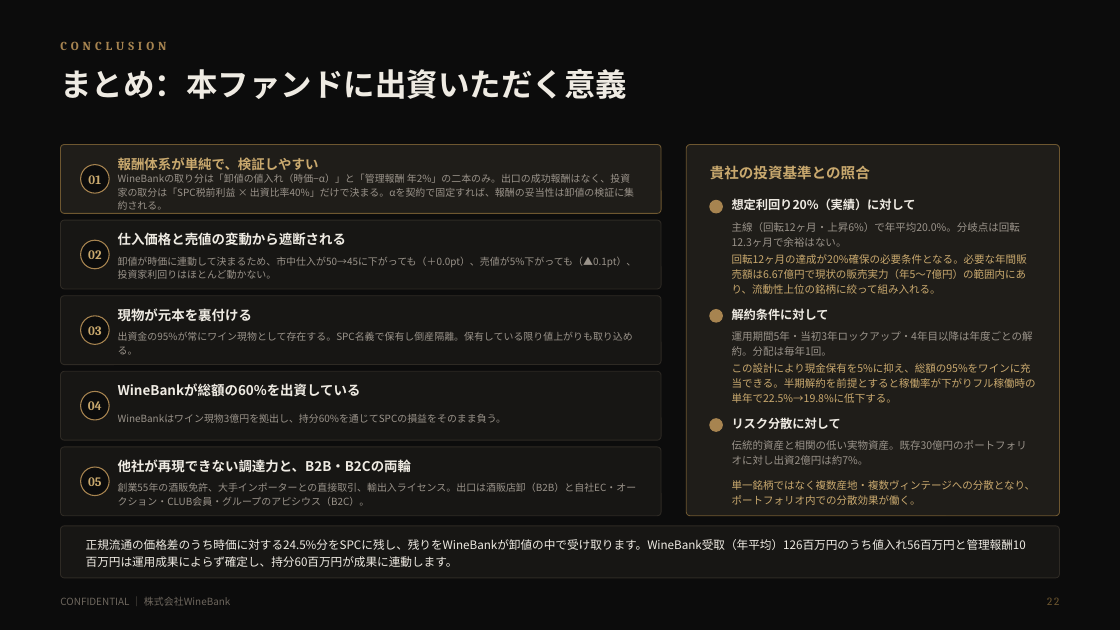
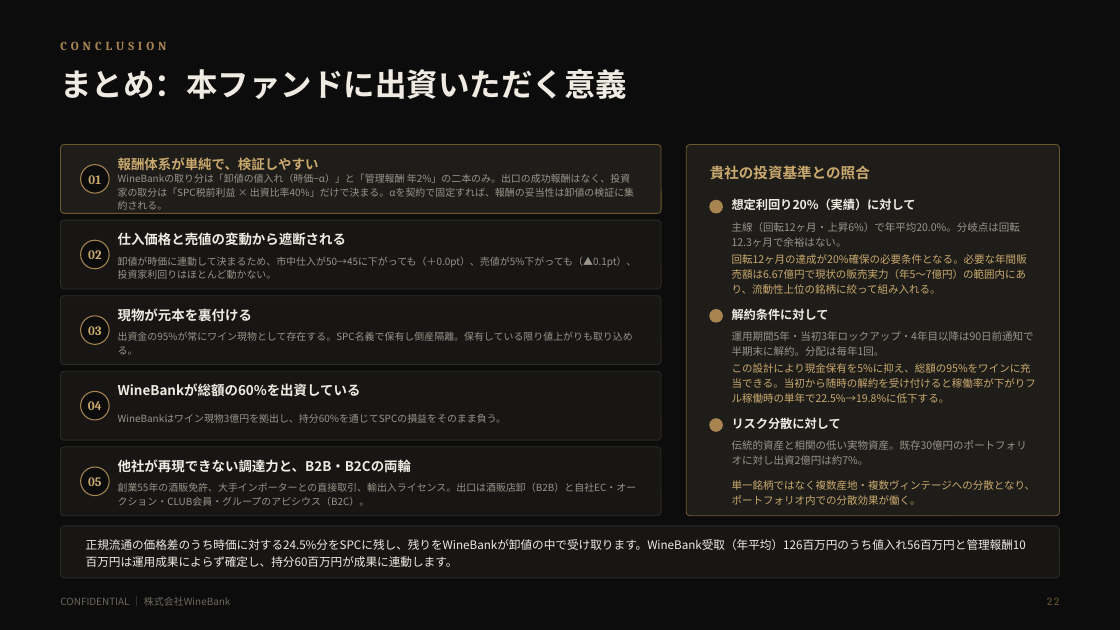
Before and after one commit to nakano-winebank/wine-auction, a slide deck: slide 23 of docs/wine-fund/WineBank_ワインファンドSPC組成提案_山本案_時価マイナスα型_20261020.pptx. Drawn at 1120x630 pixels with LibreOffice and Linux fonts; fonts in the diff are those of the drawing. Boxes give left, top, right and bottom in pixels: in the first picture for what was removed or moved away, otherwise in the second. Text is boxed around its words. In the diff, an @@ line names an element or a change of style, - is before the commit and + after.

```diff
--- a/docs/wine-fund/WineBank_ワインファンドSPC組成提案_山本案_時価マイナスα型_20261020.pptx
+++ b/docs/wine-fund/WineBank_ワインファンドSPC組成提案_山本案_時価マイナスα型_20261020.pptx
@@ text at box(732, 331, 1034, 356): text changed @@
-運用期間5年・当初3年ロックアップ・4年目以降は年度ごとの解約。分配は毎年1回。
+運用期間5年・当初3年ロックアップ・4年目以降は90日前通知で半期末に解約。分配は毎年1回。
@@ text at box(732, 363, 1036, 403): text changed @@
-この設計により現金保有を5%に抑え、総額の95%をワインに充当できる。半期解約を前提とすると稼働率が下がりフル稼働時の単年で22.5%→19.8%に低下する。
+この設計により現金保有を5%に抑え、総額の95%をワインに充当できる。当初から随時の解約を受け付けると稼働率が下がりフル稼働時の単年で22.5%→19.8%に低下する。
```
Also in this commit, not shown: 2 other slides changed, 6 other files.
